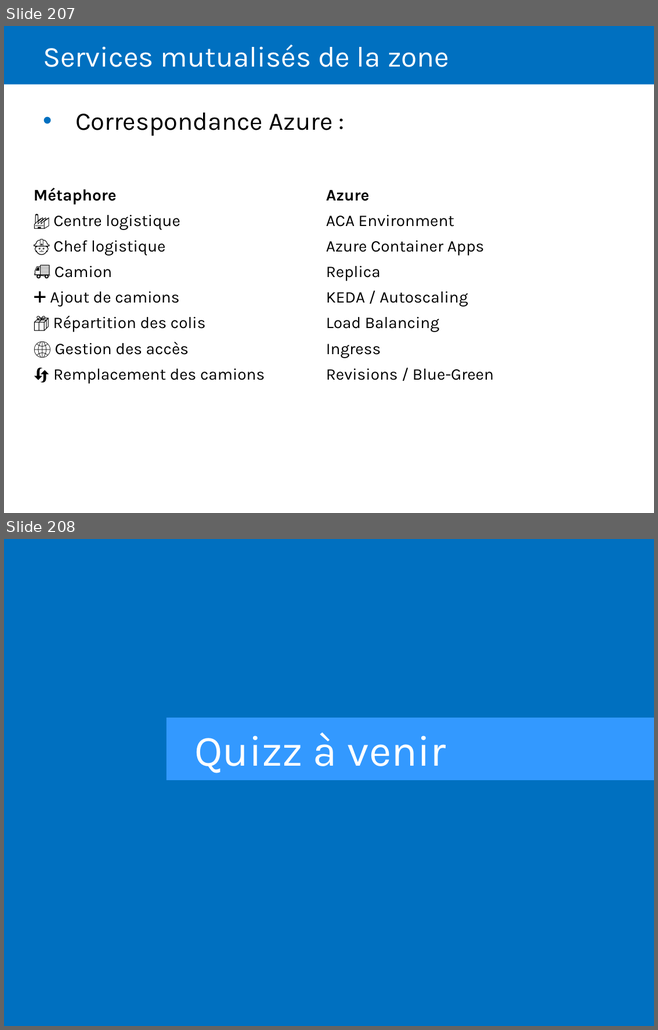
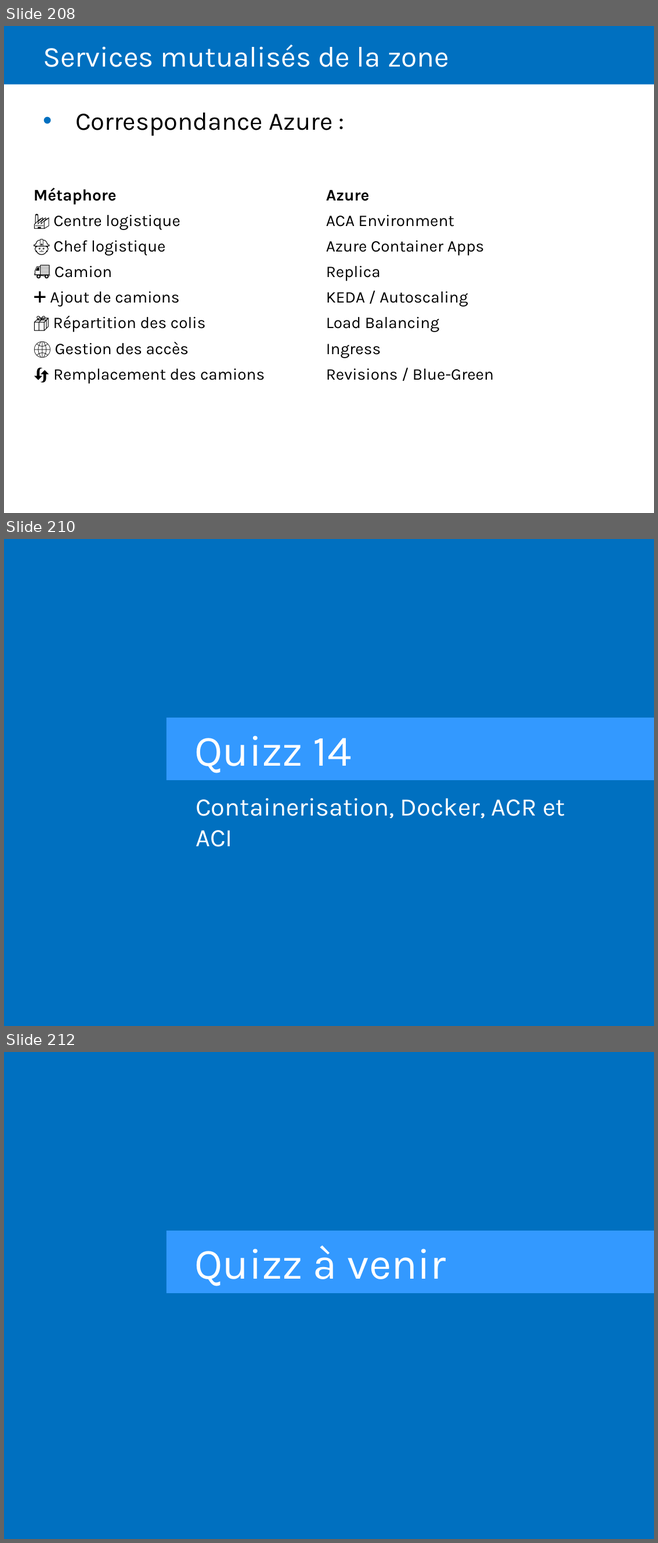
Before and after one commit to Sybaris-Classroom/az-204, a slide deck: Quiz/Quiz.pptx. Shown one above the other, each under a label of ours: slides 207 and 208 before the commit, slides 208, 210 and 212 after it; the slides between them are not shown. The pictures are 658x1030 and 658x1543 pixels, drawn with LibreOffice and Linux fonts; fonts in the diff are those of the drawing. Boxes give left, top, right and bottom in pixels: in the first picture for what was removed or moved away, otherwise in the second. Text is boxed around its words. In the diff, an @@ line names an element or a change of style, - is before the commit and + after.

Commit message:
Quizz updates

```diff
--- a/Quiz/Quiz.pptx
+++ b/Quiz/Quiz.pptx
@@ slide 210 added at box(4, 539, 654, 1026), background #FFFFFF; not listed: 2 template elements that a slide beside it also shows @@
@@ text added at box(194, 736, 351, 773), 48 pt, text #FFFFFF @@
+Quizz 14
@@ text added at box(195, 798, 565, 847), 28 pt, text #FFFFFF @@
+Containerisation, Docker, ACR et ACI
@@ what was slide 207 is now slide 208 @@
@@ what was slide 208 is now slide 212 @@
```
Also in this commit, not shown: 8 slides changed, 3 other slides added.
